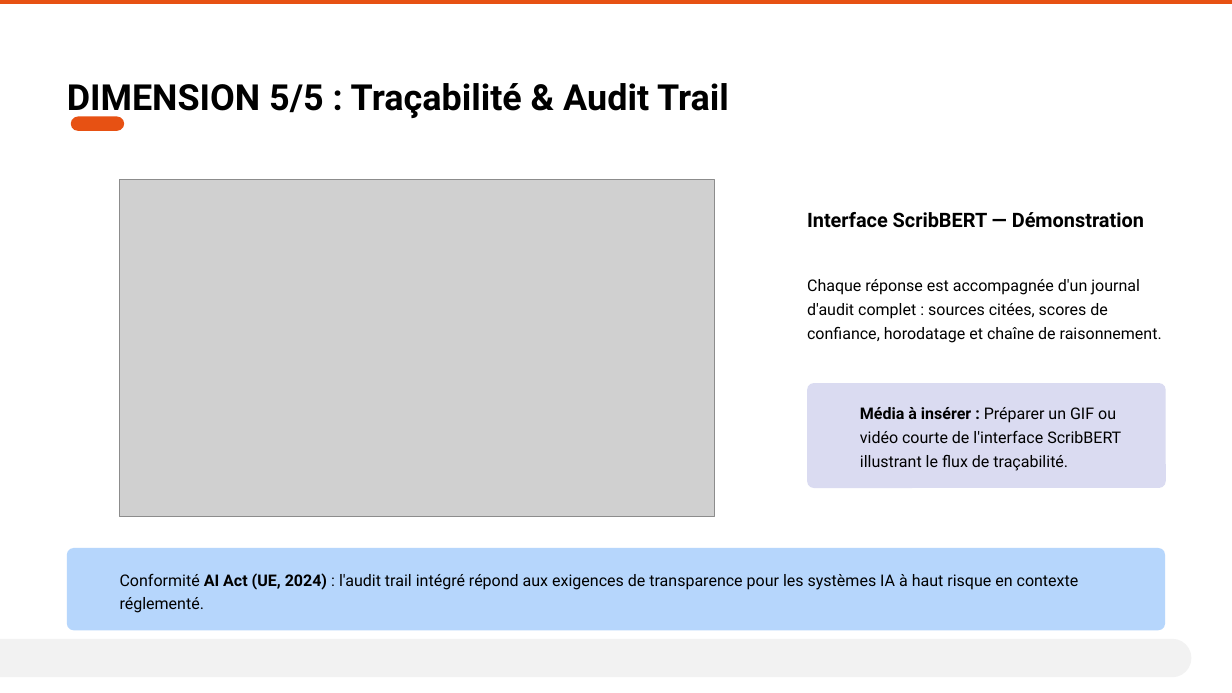
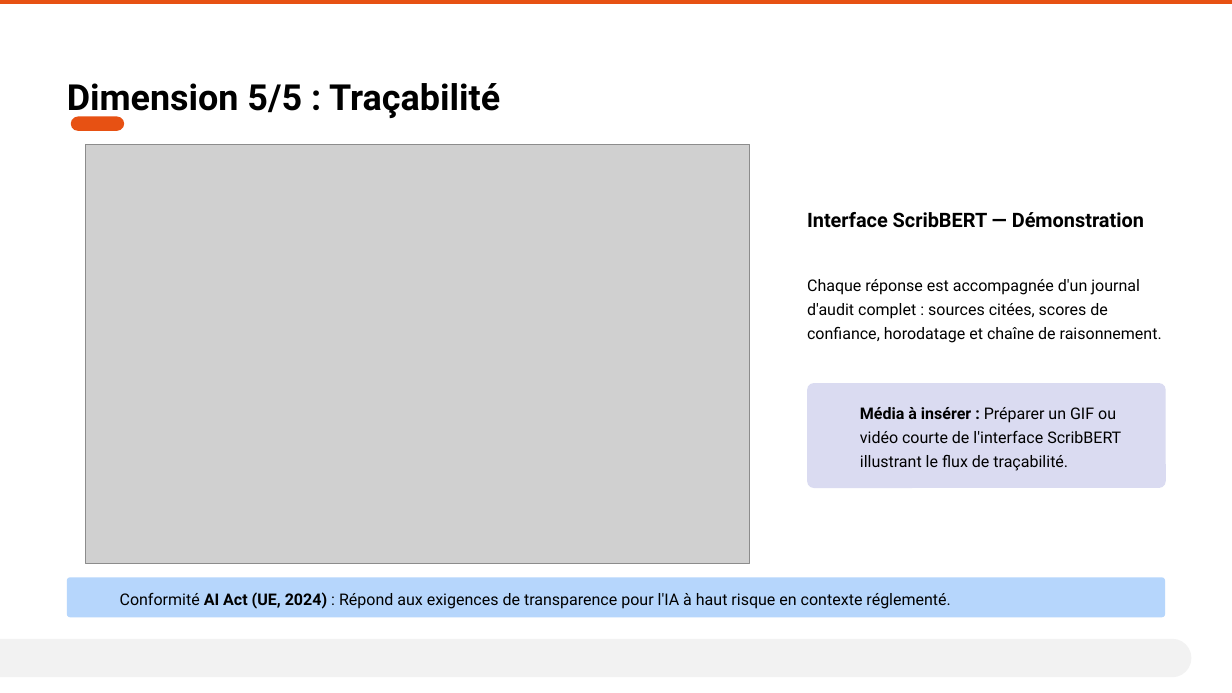
Before and after one commit to AurelienLELEU/memoire, a slide deck: slide 10 of Évaluer la cohérence et la fiabilité d'un système RAG en contexte industriel critique.pptx. Drawn at 1232x693 pixels with LibreOffice and Linux fonts; fonts in the diff are those of the drawing; grey boxes stand for pictures; background and template pictures are left out. Boxes give left, top, right and bottom in pixels: in the first picture for what was removed or moved away, otherwise in the second. Text is boxed around its words. In the diff, an @@ line names an element or a change of style, - is before the commit and + after.

```diff
--- a/Évaluer la cohérence et la fiabilité d'un système RAG en contexte industriel critique.pptx
+++ b/Évaluer la cohérence et la fiabilité d'un système RAG en contexte industriel critique.pptx
@@ text at (67,83,500,119): text changed @@
-DIMENSION 5/5 : Traçabilité & Audit Trail
+Dimension 5/5 : Traçabilité
@@ picture: place and size @@
-picture at (119,180,714,518)
+picture at (86,144,750,564)
@@ rounded rectangle: place and size @@
-rounded rectangle at (67,548,1165,630)
+rounded rectangle at (67,578,1165,617)
@@ text at (120,592,950,609): text changed @@
-Conformité AI Act (UE, 2024) : l'audit trail intégré répond aux exigences de transparence pour les systèmes IA à haut risque en contexte réglementé.
+Conformité AI Act (UE, 2024) : Répond aux exigences de transparence pour l'IA à haut risque en contexte réglementé.
```
Also in this commit, not shown: 8 other slides changed.
